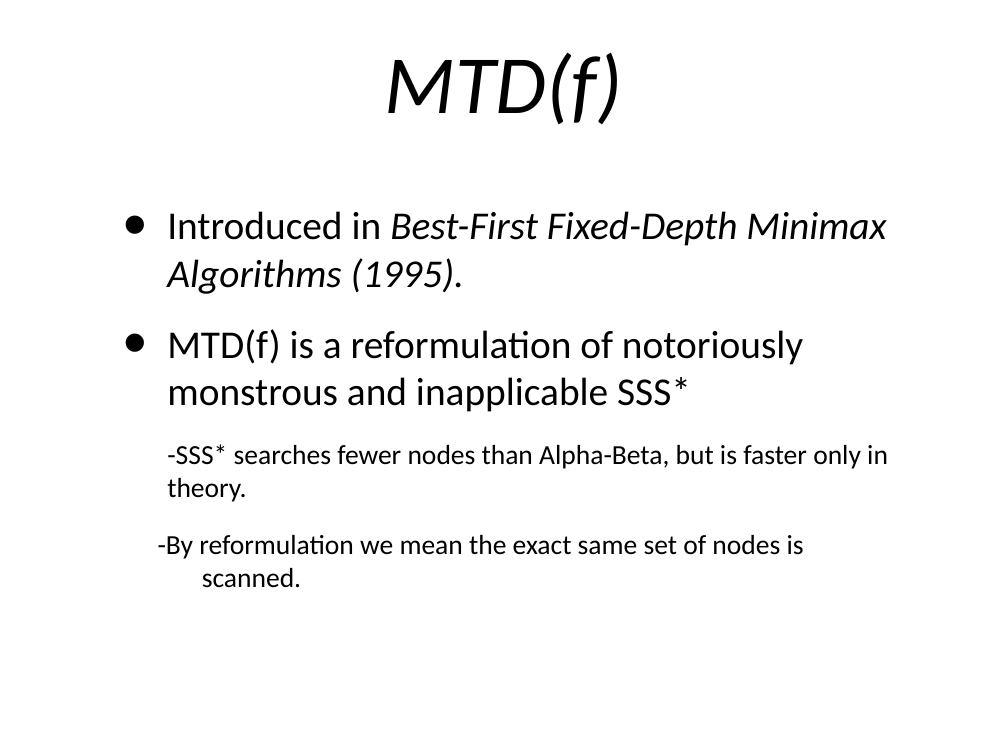
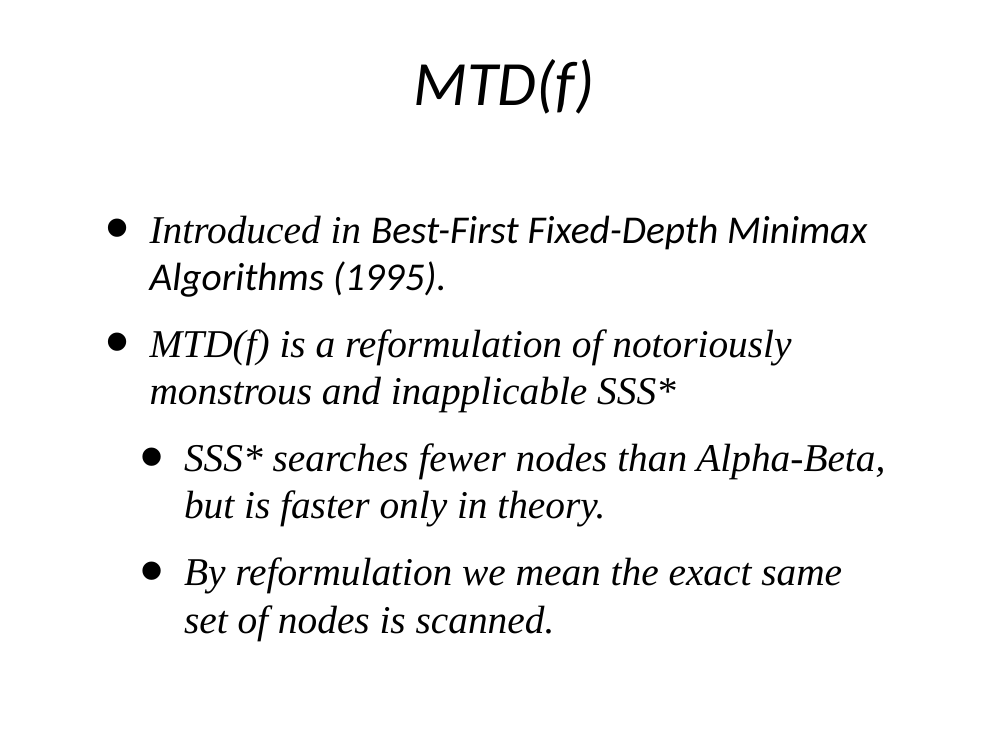
Before and after one commit to amod0017/rit-othello, a slide deck: slide 10 of Othello/other/Othello-Presentation-2.ppt. Drawn at 1008x756 pixels with LibreOffice and Linux fonts; fonts in the diff are those of the drawing; background and template pictures are left out. Boxes give left, top, right and bottom in pixels: in the first picture for what was removed or moved away, otherwise in the second. Text is boxed around its words. In the diff, an @@ line names an element or a change of style, - is before the commit and + after.

Commit message:
- Merged Presentations - Added Styling (I still have the original if it looks weird on a PPT)

```diff
--- a/Othello/other/Othello-Presentation-2.ppt
+++ b/Othello/other/Othello-Presentation-2.ppt
@@ title "MTD(f)" at box(413, 59, 595, 114): size 84 to 64 pt @@
@@ text "Introduced in Best-First Fixed-Depth Minimax ...": place and size @@
-text "Introduced in Best-First Fixed-Depth Minimax ..." at box(158, 211, 888, 588)
+text "Introduced in Best-First Fixed-Depth Minimax ..." at box(150, 215, 885, 641)
@@ text at box(150, 215, 867, 413): font Calibri to Times New Roman, italic on in "Introduced in", "MTD(f) is a reformulation of notoriously monstrous ..."; less space between paragraphs @@
@@ text at box(184, 443, 885, 641): text changed; size 28 to 40 pt; font Calibri to Times New Roman; italic on @@
--SSS* searches fewer nodes than Alpha-Beta, but is faster only in theory.
-  -By reformulation we mean the exact same set of nodes is scanned.
+  • SSS* searches fewer nodes than Alpha-Beta, but is faster only in theory.
+  • By reformulation we mean the exact same set of nodes is scanned.
```
Also in this commit, not shown: 30 other slides changed, 8 slides added, 5 slides removed.
